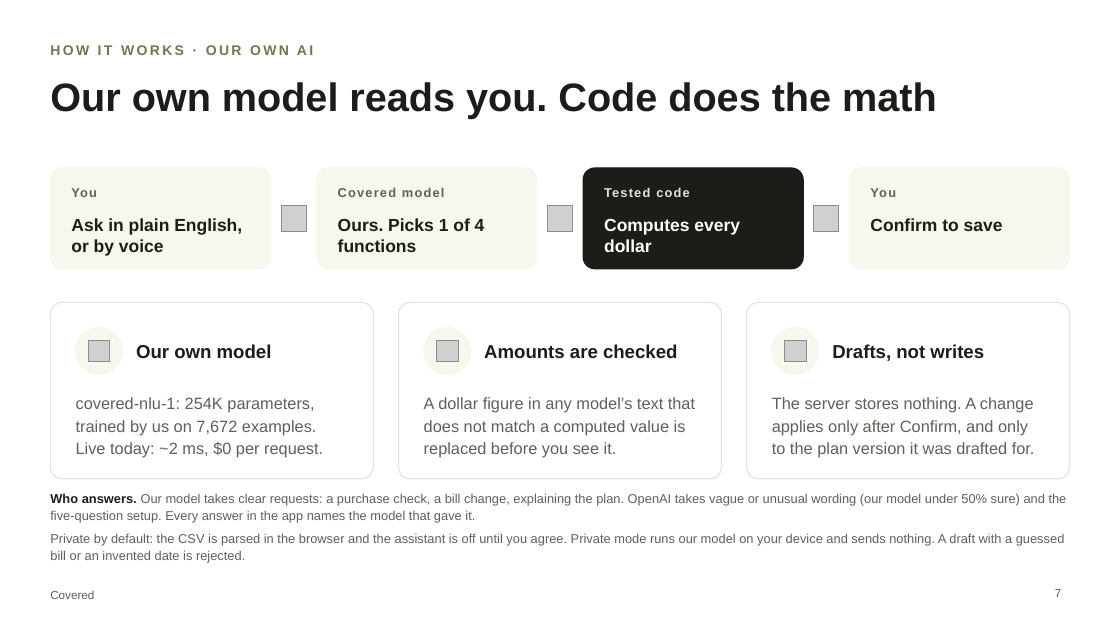
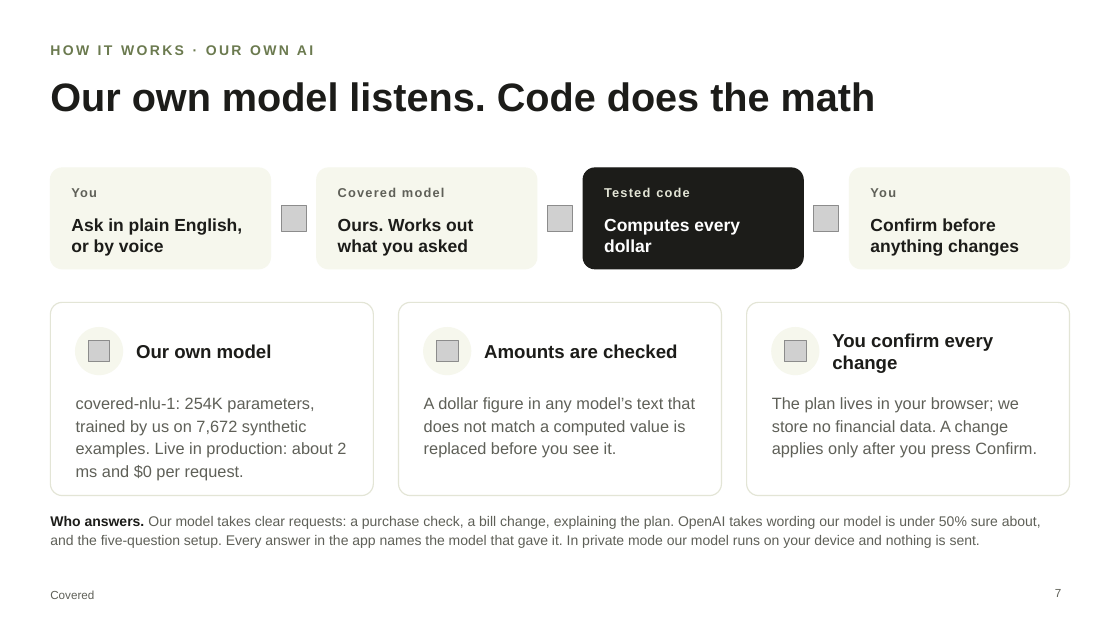
Before and after one commit to chinusoid/FractureTeam, a slide deck: slide 7 of pitch/covered-pitch.pptx. Drawn at 1120x630 pixels with LibreOffice and Linux fonts; fonts in the diff are those of the drawing; grey boxes stand for pictures. Boxes give left, top, right and bottom in pixels: in the first picture for what was removed or moved away, otherwise in the second. Text is boxed around its words. In the diff, an @@ line names an element or a change of style, - is before the commit and + after.

```diff
--- a/pitch/covered-pitch.pptx
+++ b/pitch/covered-pitch.pptx
@@ title at bbox=[50, 82, 876, 112]: text changed @@
-Our own model reads you. Code does the math
+Our own model listens. Code does the math
@@ text at bbox=[338, 218, 473, 256]: text changed @@
-Ours. Picks 1 of 4 functions
+Ours. Works out what you asked
@@ text at bbox=[870, 218, 1019, 256]: text changed @@
-Confirm to save
+Confirm before anything changes
@@ rounded rectangle: place and size @@
-rounded rectangle at bbox=[50, 302, 373, 479]
+rounded rectangle at bbox=[50, 302, 373, 496]
@@ rounded rectangle: place and size @@
-rounded rectangle at bbox=[398, 302, 721, 479]
+rounded rectangle at bbox=[398, 302, 721, 496]
@@ proportions changed in 3 elements at bbox=[50, 302, 373, 496], bbox=[398, 302, 721, 496], bbox=[747, 302, 1070, 496] @@
@@ rounded rectangle: place and size @@
-rounded rectangle at bbox=[747, 302, 1070, 479]
+rounded rectangle at bbox=[747, 302, 1070, 496]
@@ text at bbox=[832, 333, 994, 373]: text changed @@
-Drafts, not writes
+You confirm every change
@@ text at bbox=[76, 397, 346, 481]: text changed @@
-covered-nlu-1: 254K parameters, trained by us on 7,672 examples. Live today: ~2 ms, $0 per request.
+covered-nlu-1: 254K parameters, trained by us on 7,672 synthetic examples. Live in production: about 2 ms and $0 per request.
@@ text at bbox=[772, 397, 1037, 458]: text changed @@
-The server stores nothing. A change applies only after Confirm, and only to the plan version it was drafted for.
+The plan lives in your browser; we store no financial data. A change applies only after you press Confirm.
@@ text at bbox=[50, 516, 1041, 548]: text changed; size 11 to 12 pt @@
-Who answers. Our model takes clear requests: a purchase check, a bill change, explaining the plan. OpenAI takes vague or unusual wording (our model under 50% sure) and the five-question setup. Every answer in the app names the model that gave it.
+Who answers. Our model takes clear requests: a purchase check, a bill change, explaining the plan. OpenAI takes wording our model is under 50% sure about, and the five-question setup. Every answer in the app names the model that gave it. In private mode our model runs on your device and nothing is sent.
@@ text removed at bbox=[50, 533, 1065, 563] @@
-Private by default: the CSV is parsed in the browser and the assistant is off until you agree. Private mode runs our model on your device and sends nothing. A draft with a guessed bill or an invented date is rejected.
```
Also in this commit, not shown: 9 other slides changed, 22 other files.
